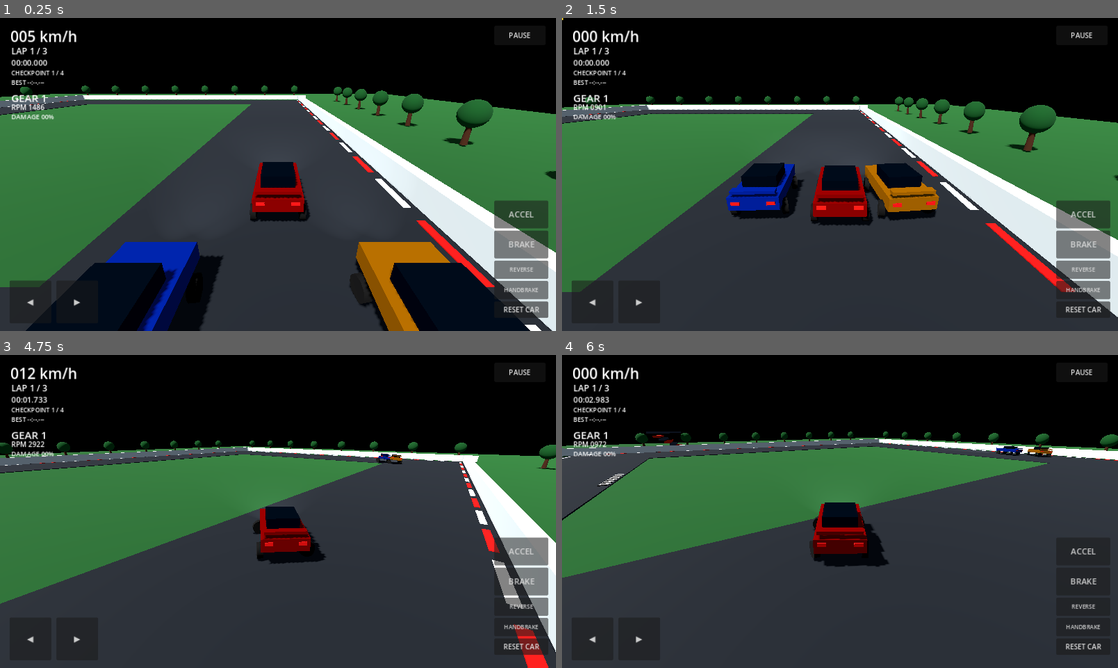
Above: before the commit, frames 1-4 (two rows, left to right).
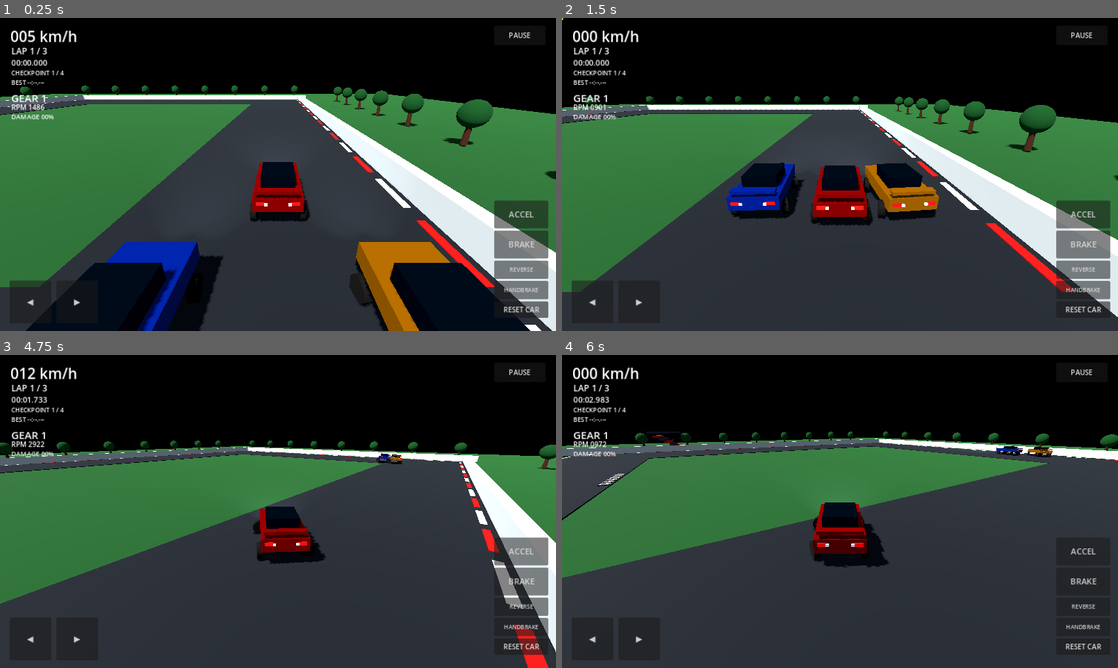
Above: after the commit, the same moments.

Repository: mojiolatunji34-cpu/Apex-
Game: Godot game, scene res://scenes/main.tscn
The game is run twice, just before and just after one commit, with the same random seed, the same clock (stepped at 60 frames per second) and the same inputs.
Inputs:
- Up to frame 1 (0.25 s): no input
- Up to frame 2 (1.5 s): hold D (steer_right) 0.53-1.28 s; hold Space (brake) from 1.28 s (still down)
- Up to frame 3 (4.75 s): release Space (brake) at 2.03 s; hold D (steer_right) 2.03-2.78 s; hold W (accelerate) 2.78-3.53 s; hold A (steer_left) from 3.53 s (still down)
- Up to frame 4 (6 s): release A (steer_left) at 5.03 s; hold Space (brake) 5.03-5.78 s; hold D (steer_right) from 5.78 s (still down)

The runs differ from the first frame. In frame 1, less than 0.1% of the frame differs, in the area x 47-53%, y 59-61%; in frame 2, less than 0.1%; in frame 3, less than 0.1%; in frame 4, less than 0.1%, in the area x 45-89%, y 30-68%.

Commit message:
Add responsive brake and reverse lamps

Diff:
--- a/scripts/car_controller.gd
+++ b/scripts/car_controller.gd
@@ -38,6 +38,7 @@
 var ai_target_index: int = 0
 var spawn_transform: Transform3D
 var brake_light_material: StandardMaterial3D
+var reverse_light_material: StandardMaterial3D
 var current_gear: int = 1
 var engine_rpm: float = 900.0
 var shift_cooldown: float = 0.0
@@ -206,9 +207,13 @@
 		wheel.rotate_object_local(Vector3.RIGHT, long_speed * delta / maxf(wheel_radius, 0.01))
 
 	if brake_light_material != null:
-		brake_light_material.emission_enabled = brake_input > 0.05 or throttle_input < -0.05
+		var braking := brake_input > 0.05 or handbrake_input > 0.15
+		brake_light_material.emission_enabled = true
 		brake_light_material.emission = Color(1.0, 0.025, 0.01)
-		brake_light_material.emission_energy_multiplier = 1.8 if brake_input > 0.05 else 0.65
+		brake_light_material.emission_energy_multiplier = 2.4 if braking else 0.55
+	if reverse_light_material != null:
+		reverse_light_material.emission_enabled = true
+		reverse_light_material.emission_energy_multiplier = 1.6 if throttle_input < -0.05 else 0.12
 	if speed_kmh > 8.0:
 		apply_central_force(-global_transform.basis.y * speed_kmh * downforce)
 	linear_damp = 0.18 if grounded_wheels == 0 else 0.08
@@ -463,6 +468,11 @@
 	brake_light_material.emission_enabled = true
 	brake_light_material.emission = Color(1.0, 0.025, 0.01)
 	brake_light_material.emission_energy_multiplier = 0.65
+	reverse_light_material = StandardMaterial3D.new()
+	reverse_light_material.albedo_color = Color(0.82, 0.9, 1.0)
+	reverse_light_material.emission_enabled = true
+	reverse_light_material.emission = Color(0.72, 0.86, 1.0)
+	reverse_light_material.emission_energy_multiplier = 0.12
 	for x in [-0.65, 0.65]:
 		var tail_lamp := MeshInstance3D.new()
 		var tail_mesh := BoxMesh.new()
@@ -473,6 +483,15 @@
 		add_child(tail_lamp)
 		body_animation_nodes.append(tail_lamp)
 
+		var reverse_lamp := MeshInstance3D.new()
+		var reverse_mesh := BoxMesh.new()
+		reverse_mesh.size = Vector3(0.12, 0.09, 0.065)
+		reverse_lamp.mesh = reverse_mesh
+		reverse_lamp.position = Vector3(x * 0.68, 0.48, 1.94)
+		reverse_lamp.material_override = reverse_light_material
+		add_child(reverse_lamp)
+		body_animation_nodes.append(reverse_lamp)
+
 	var spoiler := MeshInstance3D.new()
 	var spoiler_mesh := BoxMesh.new()
 	spoiler_mesh.size = Vector3(1.65, 0.12, 0.32)
--- a/tests/smoke_test.gd
+++ b/tests/smoke_test.gd
@@ -45,6 +45,10 @@
 		push_error("Smoke test failed: spatial engine audio player was not created")
 		quit(1)
 		return
+	if player.reverse_light_material == null or player.brake_light_material == null:
+		push_error("Smoke test failed: rear brake and reverse light materials were not created")
+		quit(1)
+		return
 	if player.get_children().filter(func(node): return node is SpotLight3D and node.name.begins_with("HeadlightBeam_")).size() != 2:
 		push_error("Smoke test failed: paired forward headlight beams were not created")
 		quit(1)
